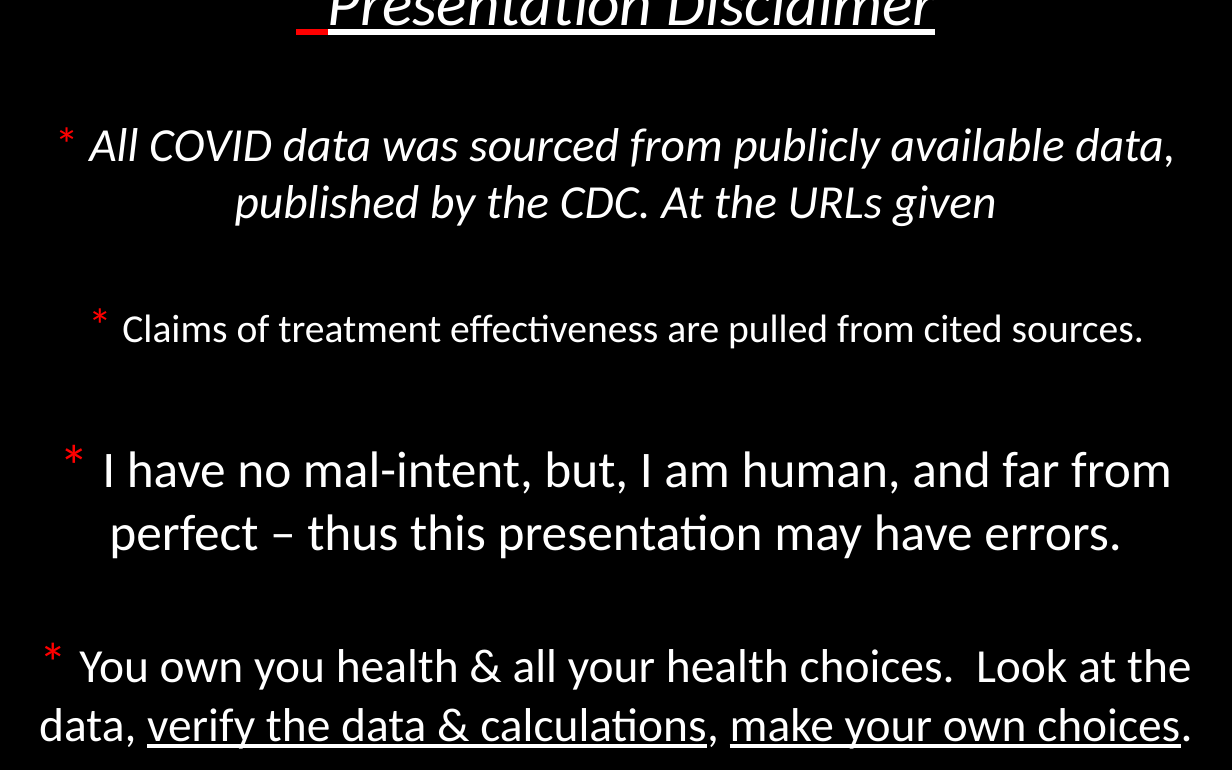
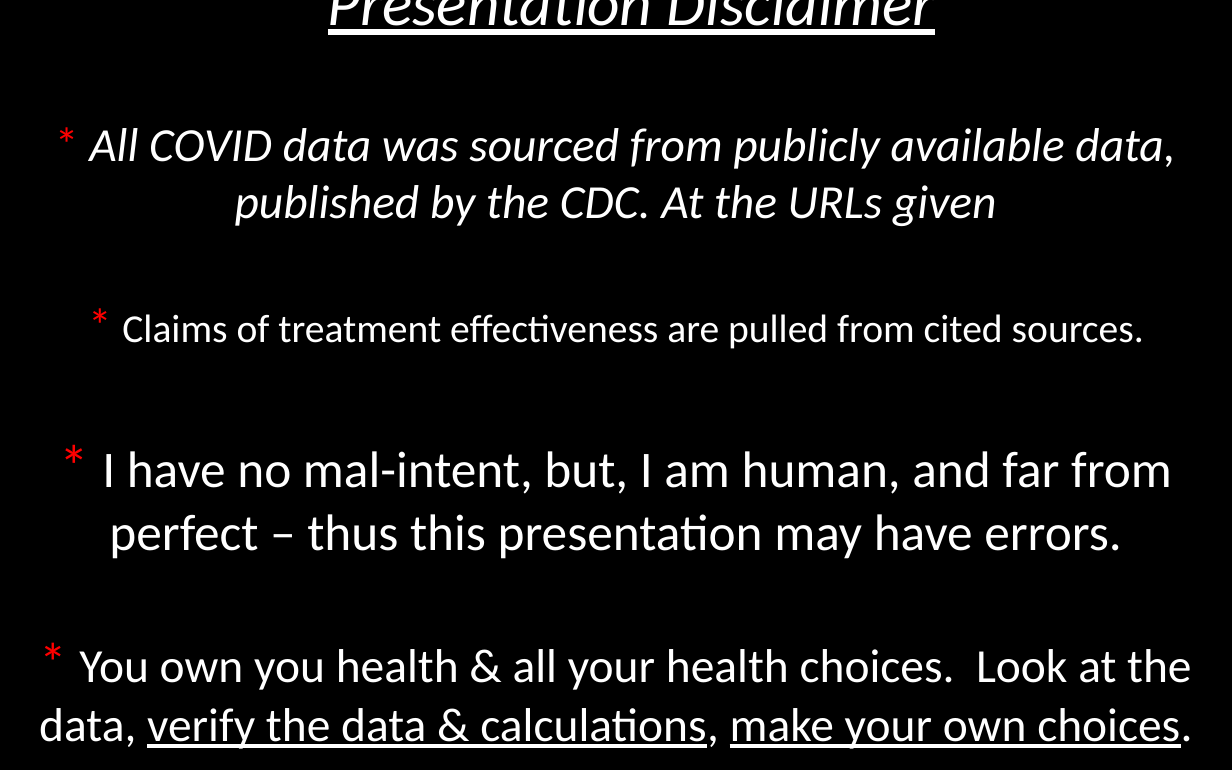
Before and after one commit to TruthData/CovidDeaths, a slide deck: slide 53 of Rational_Covid_Data.pptx (slide 52 before the commit). Drawn at 1232x770 pixels with LibreOffice and Linux fonts; fonts in the diff are those of the drawing. Boxes give left, top, right and bottom in pixels: in the first picture for what was removed or moved away, otherwise in the second. Text is boxed around its words. In the diff, an @@ line names an element or a change of style, - is before the commit and + after.

```diff
--- a/Rational_Covid_Data.pptx
+++ b/Rational_Covid_Data.pptx
@@ text at (x1=296, y1=0, x2=935, y2=35): underline off in "*Presentation" @@
```
Also in this commit, not shown: 10 other slides changed, 1 slide added, 2 other files.
